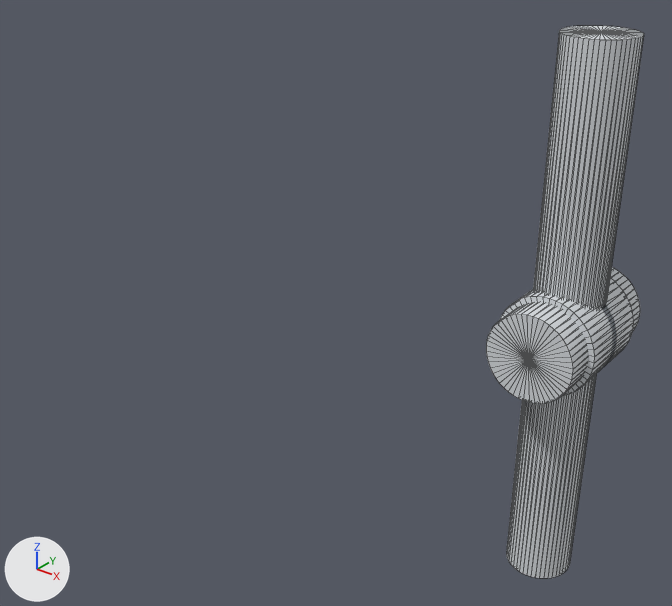
The OBJ model universal-robots-ur-series/meshes/ur8long/forearm_link.obj: old version first, new version second.
Before and after are seen from a 50 mm lens placed at (0.388, -0.905, 0.494), pointed at (-0.307, -0.036, -0.045). The axes (+X, +Y, +Z) are drawn at lower left. The lights are the same throughout. The first picture is the older version. Mesh edges are drawn as thin lines on the coarser meshes. Where no turn or scale is listed for an object, it has been applied to the vertices. Vertices at exactly the same position are counted once.

Names of what the first picture shows: 'elbow', 'forearm_tube', 'wrist_support' and 1 more.
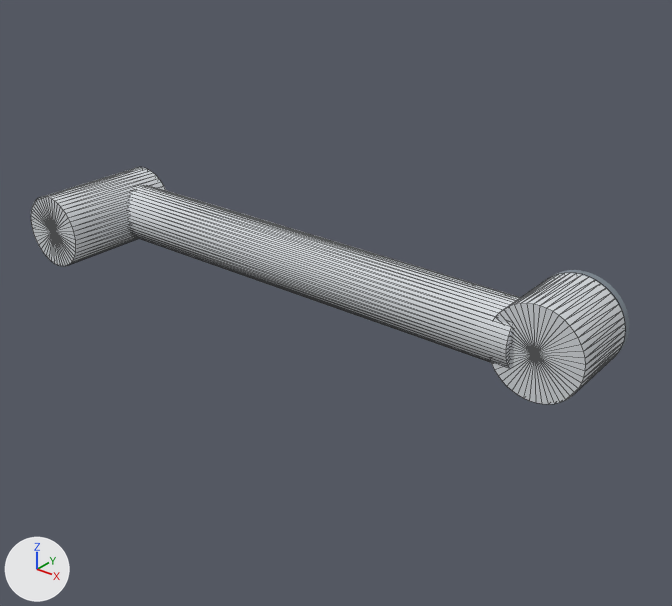
Location of each change, [x1, y1, x2, y2] in pixels of the pictures (672 x 606 px):
'forearm_tube', moved, turned
    before: [506, 25, 644, 578]
    after: [128, 185, 520, 367]
'wrist_support', reshaped (12% narrower, 28% shorter)
    before: [486, 267, 640, 404]
    after: [31, 167, 166, 266]
part 2 of me_wrist_support, deleted
    before: [486, 267, 640, 404]
part 3 of me_wrist_support, added
    after: [31, 167, 166, 266]
'elbow', unchanged, uncovered by the edit
    before: [500, 278, 634, 396]
    after: [490, 273, 626, 404]

The change, as a list of edits to the scene's bpy script:
```text
Change me_forearm_tube:
    used by ob_forearm_tube; location = (0.0, 0.0, 0.0)
    remove me_forearm_tube.from_pydata(...)  # 100 vertices, 192 faces; spans x -0.041..0.041, y -0.041..0.041, z -0.332..0.332
    add me_forearm_tube.from_pydata(...)  # 100 vertices, 192 faces; spans x -0.694..-0.03, y -0.084..-0.002, z -0.041..0.041
    me_forearm_tube part 1: the whole mesh is turned -90 degrees about the y axis through its middle, then moved by (-0.362, -0.043, 0.0)
Change me_wrist_support:
    used by ob_wrist_support; location = (0.0, 0.0, 0.0)
    remove me_wrist_support.from_pydata(...)  # 100 vertices, 192 faces; spans x -0.052..0.052, y -0.089..0.089, z -0.052..0.052
    add me_wrist_support.from_pydata(...)  # 98 vertices, 192 faces; spans x -0.767..-0.663, y -0.18..-0.002, z -0.052..0.052
    me_wrist_support part 2: 100 vertices removed from x -0.052..0.052, y -0.089..0.089, z -0.052..0.052
    me_wrist_support part 3: 98 vertices added at x -0.767..-0.663, y -0.18..-0.002, z -0.052..0.052, forming a 48-sided cylinder along y
```
